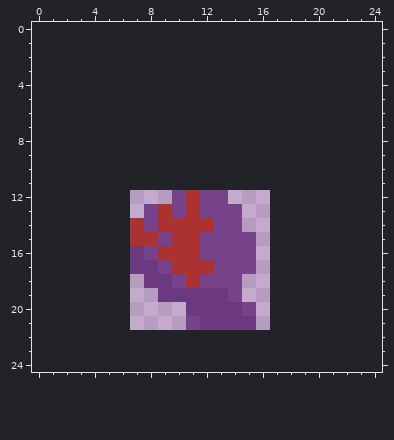
Edited in one commit: pixel-art file (sprites/cursor.aseprite). The first picture shows the starting point.
10x10 pixels, 1 frame. The old version is drawn lined up with the new one, on the new canvas.
After:
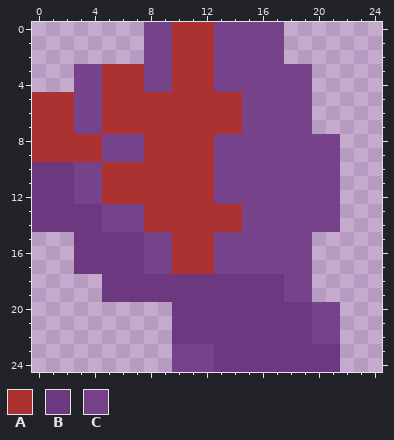
Palette (. is transparent): A #ac3232  B #6c3880  C #76428a
From old to new:
canvas 10x10 -> 25x25, the old top-left corner now at 7,12
Changed rows in their new state; - is an unchanged pixel.
first column x 0:
 0 --------CCAAACCCCC----
 1 --------CCAAACCCCC----
 2 --------CCAAACCCCC----
 3 ---CCAAACCAAACCCCCCC--
 4 ---CCAAACCAAACCCCCCC--
 5 AAACCAAAAAAAAAACCCCC--
 6 AAACCAAAAAAAAAACCCCC--
 7 AAACCAAAAAAAAAACCCCC--
 8 AAAAACCCAAAAACCCCCCCCC
 9 AAAAACCCAAAAACCCCCCCCC
10 BBBCCAAAAAAAACCCCCCCCC
11 BBBCCAAAAAAAACCCCCCCCC
12 BBBCCAAAAAA-A-CCCCCCCC
13 BBBBBCCCA-A-AAACCCCCCC
14 BBBBBCCCA----AACCCCCCC
15 ---BBBBBC---A---CCCC--
16 ---BBBB--C--A---CCCC--
17 ---BBBB-C-------CCCC--
18 -----BBB--BBBBBBBBCC--
19 -----BBBB-----BBBBCC--
20 ----------B----BBBBBCC
21 ----------BB----BBBBCC
22 ----------BBBBBBBBBBCC
23 ----------CCCBBBBBBBBB
24 ----------CCCBBBBBBBBB
Changed places in both pictures, as pixel boxes (x1, y1, x2, y2):
changed: (32, 22, 340, 372)
